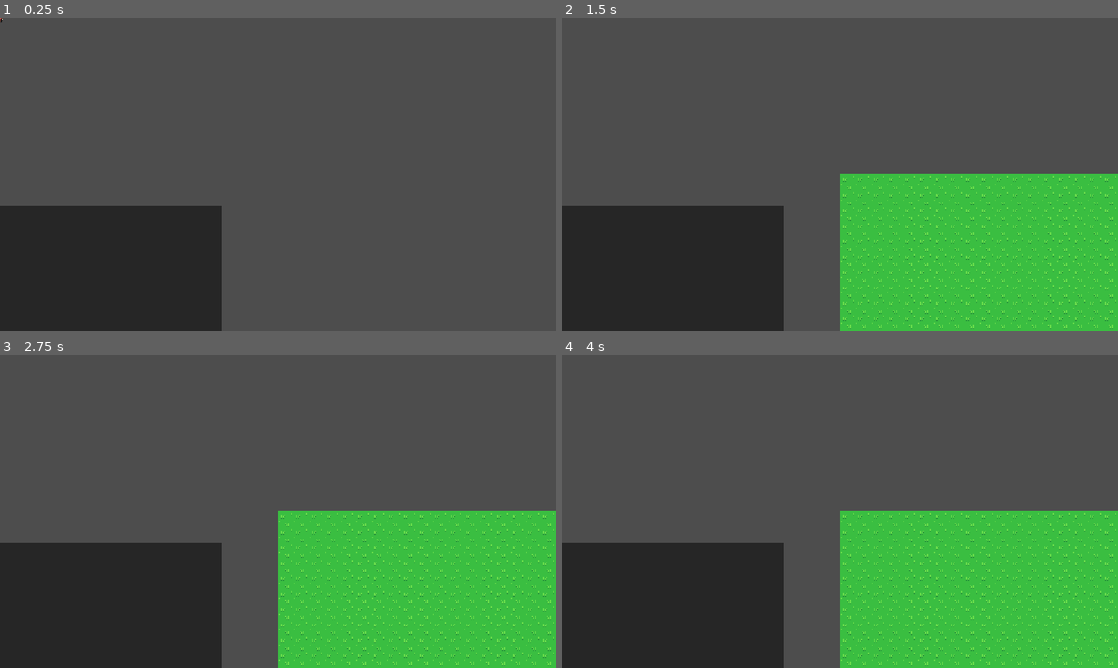
Above: before the commit, frames 1-4 (two rows, left to right).
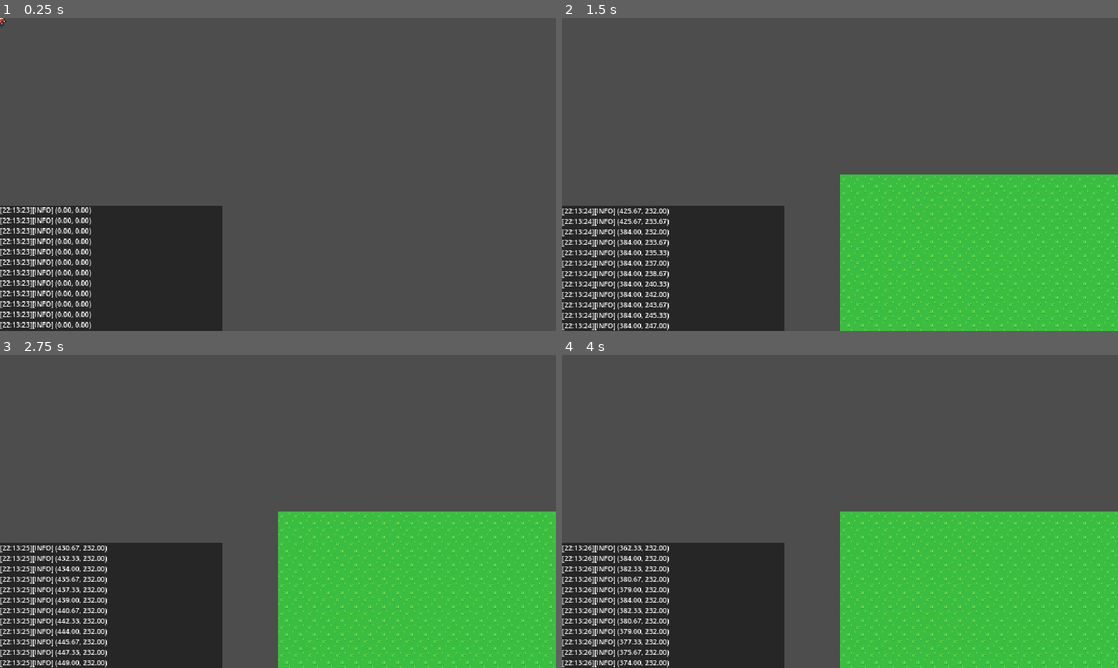
Above: after the commit, the same moments.

Repository: Dinastia-Harzu/un-breve-paseo-por-las-afueras-de-pulkilastia
Game: Godot game, scene res://src/scenes/main.tscn
Same seed, same stepped clock (60 frames per second), same inputs: the game is played once before the commit and once after it.
Inputs:
- Up to frame 1 (0.25 s): no input
- Up to frame 2 (1.5 s): tap Enter (ui_accept) at 0.5, 0.77 s; hold D (move_right) 0.53-1.28 s; hold S (move_down) from 1.28 s (still down)
- Up to frame 3 (2.75 s): tap Enter (ui_accept) at 1.52 s; release S (move_down) at 2.03 s; hold D (move_right) from 2.03 s (still down)
- Up to frame 4 (4 s): release D (move_right) at 2.78 s; hold W (move_up) 2.78-3.53 s; tap Enter (ui_accept) at 3.02, 3.77 s; hold A (move_left) from 3.53 s (still down)

The runs differ from the first frame. In frame 1, 2.2% of the frame differs, in the area x 0-40%, y 0-100%; in frame 2, 6.4%, in the area x 0-100%, y 49-100%; in frame 3, 6.4%; in frame 4, 6.4%.

Commit message:
Configurar display

Diff:
--- a/project.godot
+++ b/project.godot
@@ -21,8 +21,12 @@
 
 [display]
 
+window/size/viewport_width=640
+window/size/viewport_height=360
+window/size/window_width_override=1280
+window/size/window_height_override=720
 window/stretch/mode="canvas_items"
-window/stretch/aspect="expand"
+window/stretch/scale_mode="integer"
 
 [editor_plugins]
 
@@ -70,6 +74,14 @@
 ]
 }
 
+[layer_names]
+
+2d_render/layer_1="World"
+2d_physics/layer_1="World"
+2d_physics/layer_2="Player"
+2d_physics/layer_3="Enemy"
+2d_physics/layer_4="Interactable"
+
 [physics]
 
 3d/physics_engine="Jolt Physics"
--- a/src/scenes/main.tscn
+++ b/src/scenes/main.tscn
@@ -102,6 +102,11 @@
 anchor_bottom = 1.0
 grow_horizontal = 2
 grow_vertical = 2
+theme_override_font_sizes/normal_font_size = 8
+theme_override_font_sizes/bold_font_size = 8
+theme_override_font_sizes/bold_italics_font_size = 8
+theme_override_font_sizes/italics_font_size = 8
+theme_override_font_sizes/mono_font_size = 8
 bbcode_enabled = true
 scroll_active = false
 scroll_following = true
--- a/src/scenes/player/camera.tscn
+++ b/src/scenes/player/camera.tscn
@@ -3,5 +3,4 @@
 [ext_resource type="Script" uid="uid://csrrmolscr6fc" path="res://src/scripts/player/camera.gd" id="1_hu6jb"]
 
 [node name="PlayerCamera" type="Camera2D" unique_id=1305265796]
-zoom = Vector2(2, 2)
 script = ExtResource("1_hu6jb")
--- a/src/scripts/player/player.gd
+++ b/src/scripts/player/player.gd
@@ -5,7 +5,6 @@
 @export var speed: float = 100.
 
 @export var sprite: Sprite2D
-
 
 
 func _physics_process(delta: float) -> void:
@@ -20,4 +19,6 @@
 	else:
 		velocity = velocity.move_toward(Vector2.ZERO, speed)
 
+	Log.info("%.2v" % global_position)
+
 	move_and_slide()
